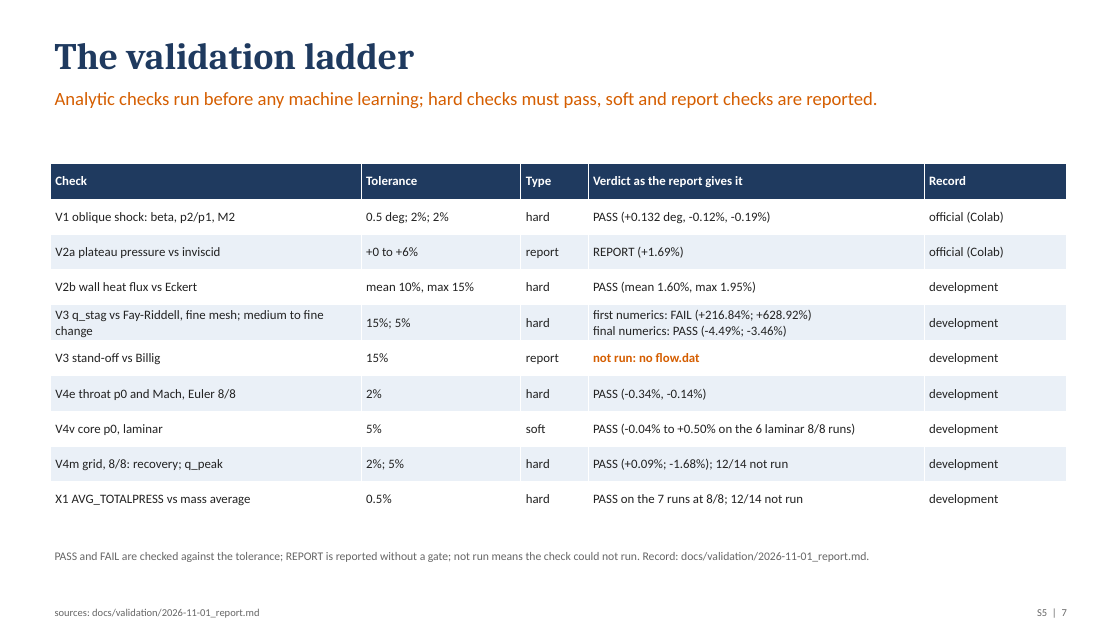
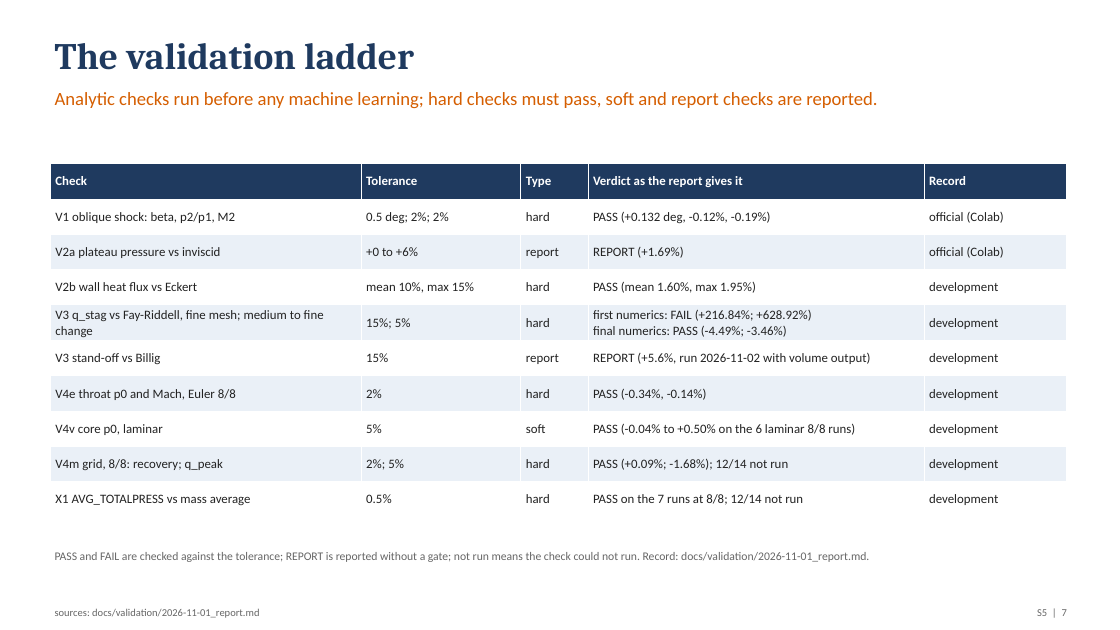
Before and after one commit to emarinhoss/ai-engineering, a slide deck: slide 7 of docs/talk/deck.pptx. Drawn at 1120x630 pixels with LibreOffice and Linux fonts; fonts in the diff are those of the drawing. Boxes give left, top, right and bottom in pixels: in the first picture for what was removed or moved away, otherwise in the second. Text is boxed around its words. In the diff, an @@ line names an element or a change of style, - is before the commit and + after.

```diff
--- a/docs/talk/deck.pptx
+++ b/docs/talk/deck.pptx
@@ table at [50,164,1067,517] @@
-row 6, column 4: not run: no flow.dat
+row 6, column 4: REPORT (+5.6%, run 2026-11-02 with volume output)
```
Also in this commit, not shown: 4 other slides changed, 47 other files.
